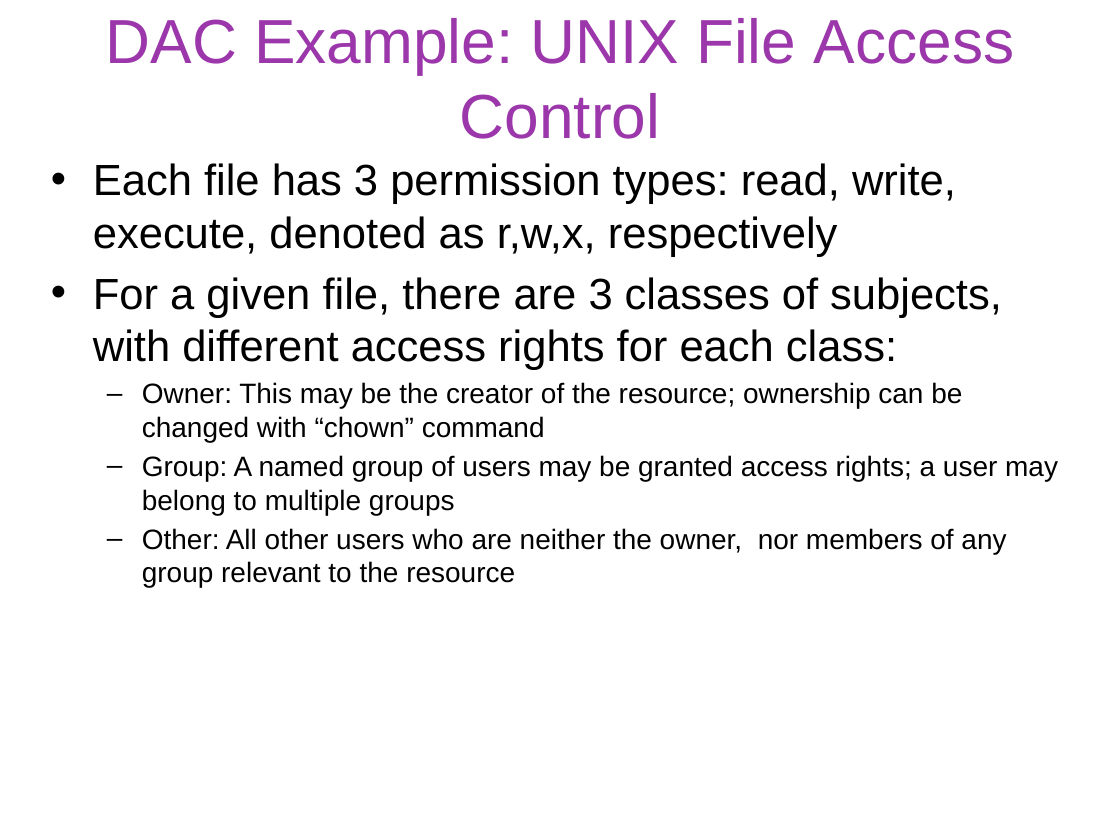
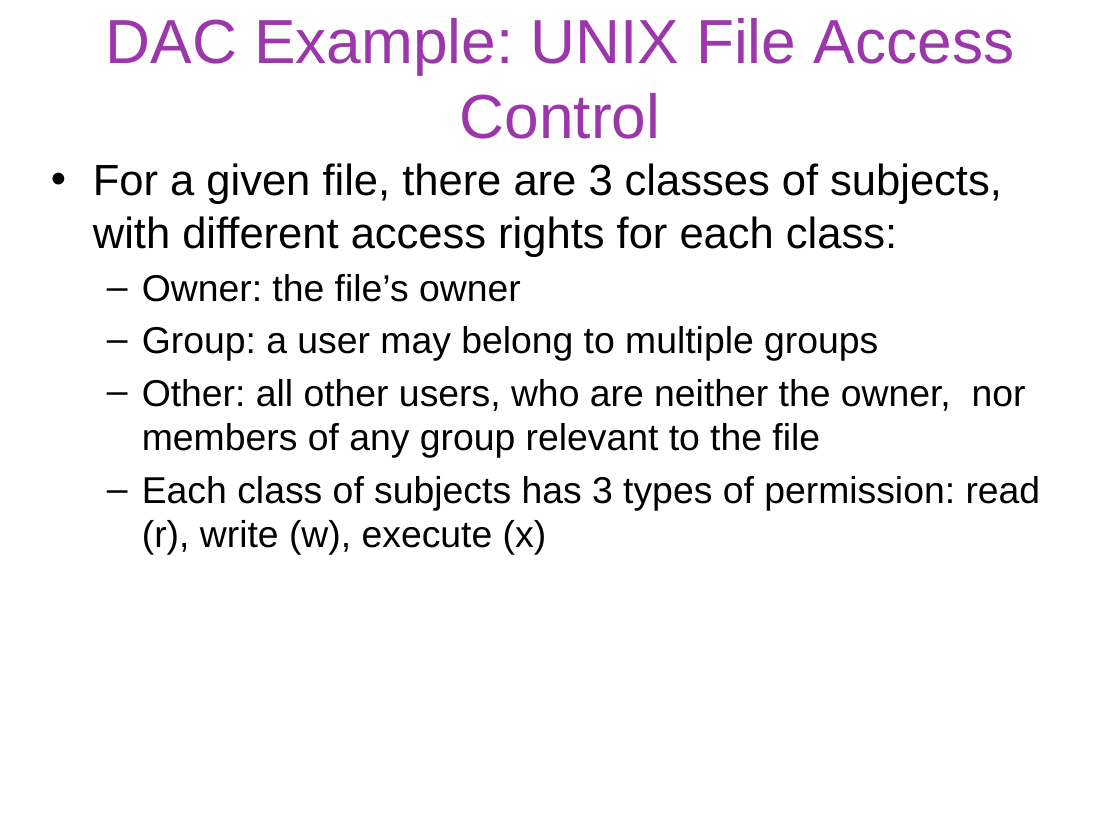
Before and after one commit to gulaoshi/gu.github.io, a slide deck: slide 14 of InfoSec/PPTs/L4-CH04-Access Control.pptx. Drawn at 1120x840 pixels with LibreOffice and Linux fonts; fonts in the diff are those of the drawing. Boxes give left, top, right and bottom in pixels: in the first picture for what was removed or moved away, otherwise in the second. Text is boxed around its words. In the diff, an @@ line names an element or a change of style, - is before the commit and + after.

```diff
--- a/InfoSec/PPTs/L4-CH04-Access Control.pptx
+++ b/InfoSec/PPTs/L4-CH04-Access Control.pptx
@@ text at [93,163,956,257]: paragraph removed @@
-• Each file has 3 permission types: read, write, execute, denoted as r,w,x, respectively
@@ text at [142,274,1041,555]: text changed; size 18 to 24 pt @@
-  – Owner: This may be the creator of the resource; ownership can be changed with “chown” command
-  – Group: A named group of users may be granted access rights; a user may belong to multiple groups
-  – Other: All other users who are neither the owner, nor members of any group relevant to the resource
+  – Owner: the file’s owner
+  – Group: a user may belong to multiple groups
+  – Other: all other users, who are neither the owner, nor members of any group relevant to the file
+  – Each class of subjects has 3 types of permission: read (r), write (w), execute (x)
```
Also in this commit, not shown: 4 other slides changed.
